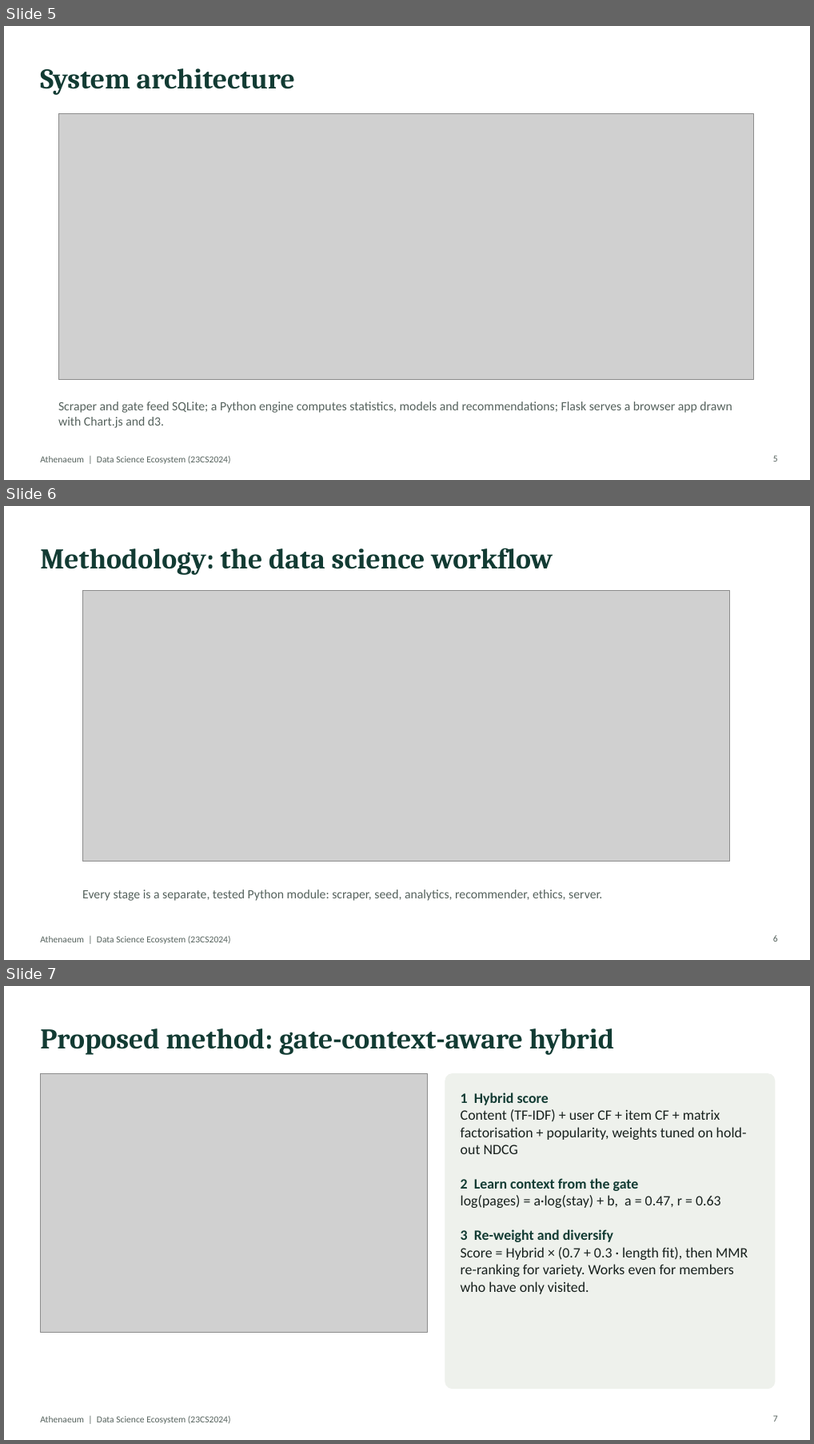
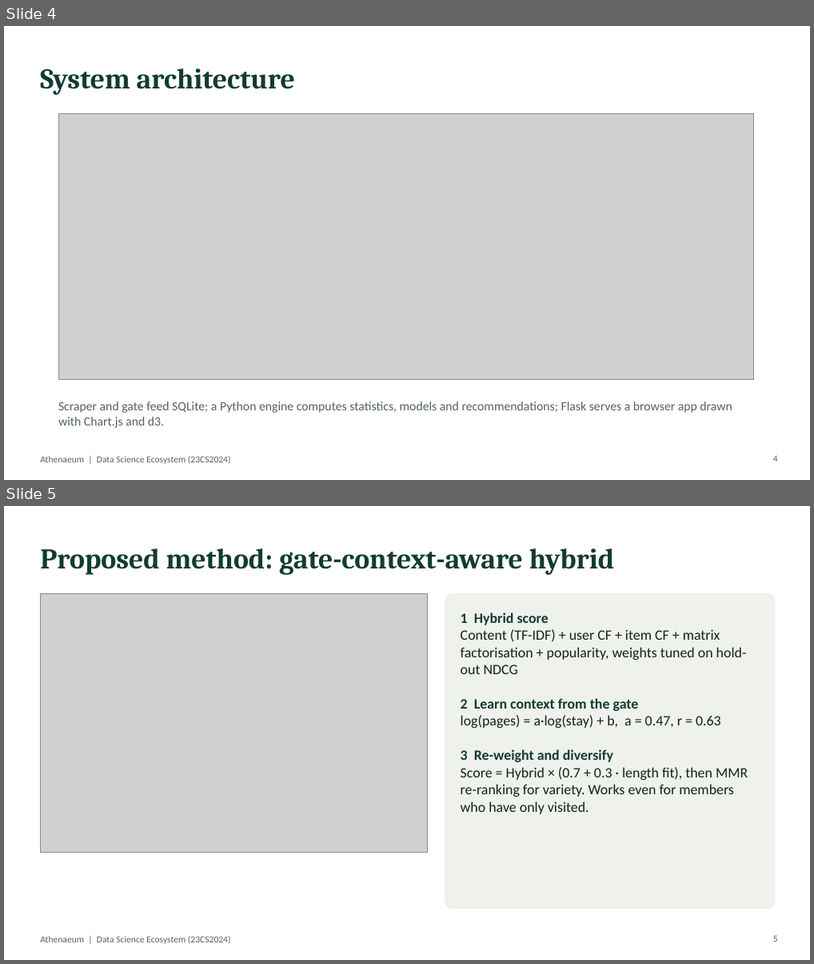
Before and after one commit to sandeepmk2006/Libray-managment-with-book-recommendation, a slide deck: docs/Athenaeum_Presentation.pptx. Shown one above the other, each under a label of ours: slides 5, 6 and 7 before the commit, slides 4 and 5 after it. The pictures are 814x1444 and 814x964 pixels, drawn with LibreOffice and Linux fonts; fonts in the diff are those of the drawing; grey boxes stand for pictures. Boxes give left, top, right and bottom in pixels: in the first picture for what was removed or moved away, otherwise in the second. Text is boxed around its words. In the diff, an @@ line names an element or a change of style, - is before the commit and + after.

```diff
--- a/docs/Athenaeum_Presentation.pptx
+++ b/docs/Athenaeum_Presentation.pptx
@@ slide 6 removed at (4, 506, 810, 960), background #FFFFFF; not listed: 1 template element that a slide beside it also shows @@
@@ title removed at (40, 548, 553, 575) @@
-Methodology: the data science workflow
@@ picture removed at (82, 591, 730, 861) @@
@@ text removed at (82, 889, 602, 900) @@
-Every stage is a separate, tested Python module: scraper, seed, analytics, recommender, ethics, server.
@@ page number removed at (774, 935, 778, 941) @@
-6
@@ what was slide 5 is now slide 4 @@
@@ page number at (774, 455, 778, 461): text changed @@
-5
+4
@@ what was slide 7 is now slide 5 @@
@@ page number at (774, 935, 778, 941): text changed @@
-7
+5
```
Also in this commit, not shown: 3 slides changed, 6 other slides removed, 18 other files.
